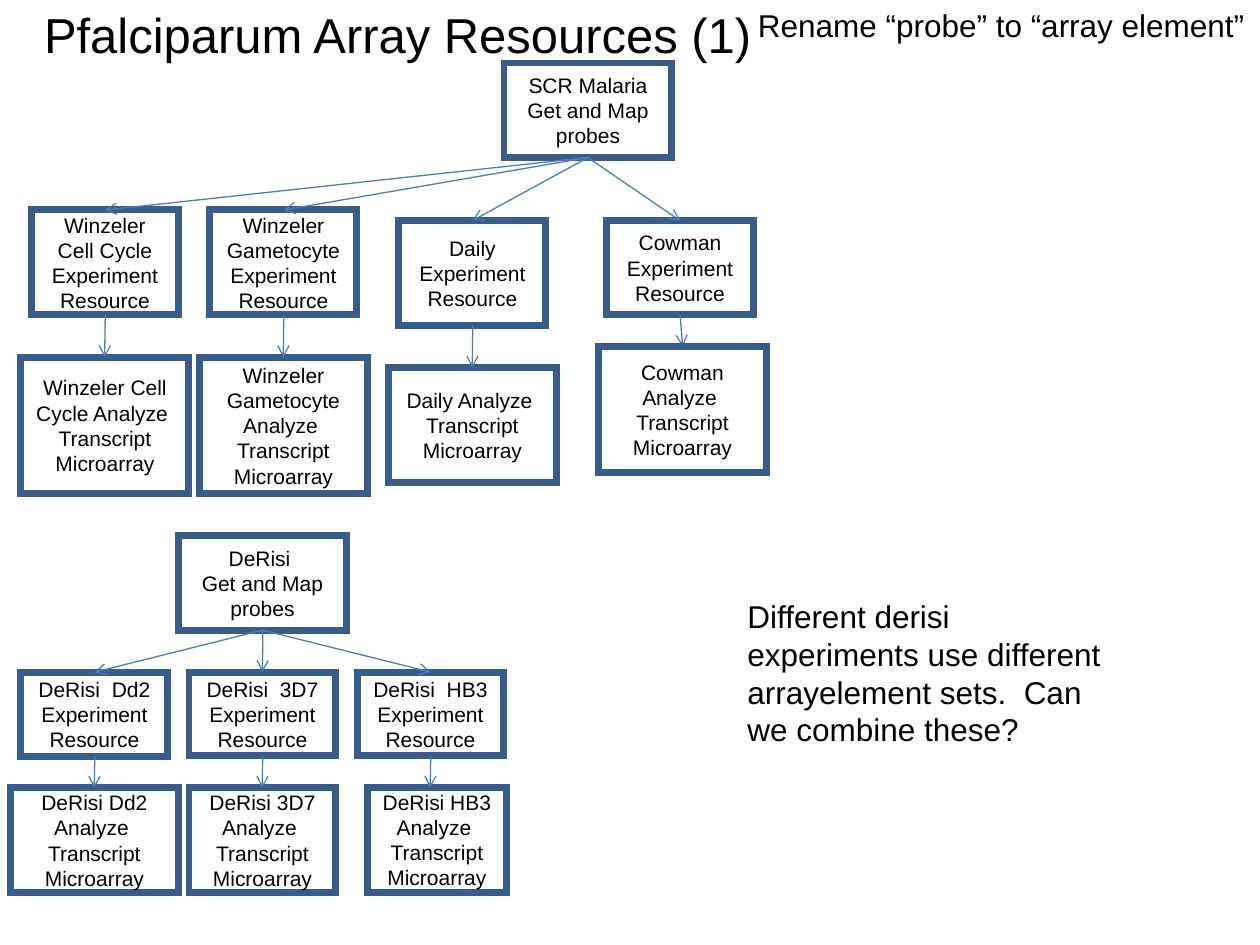
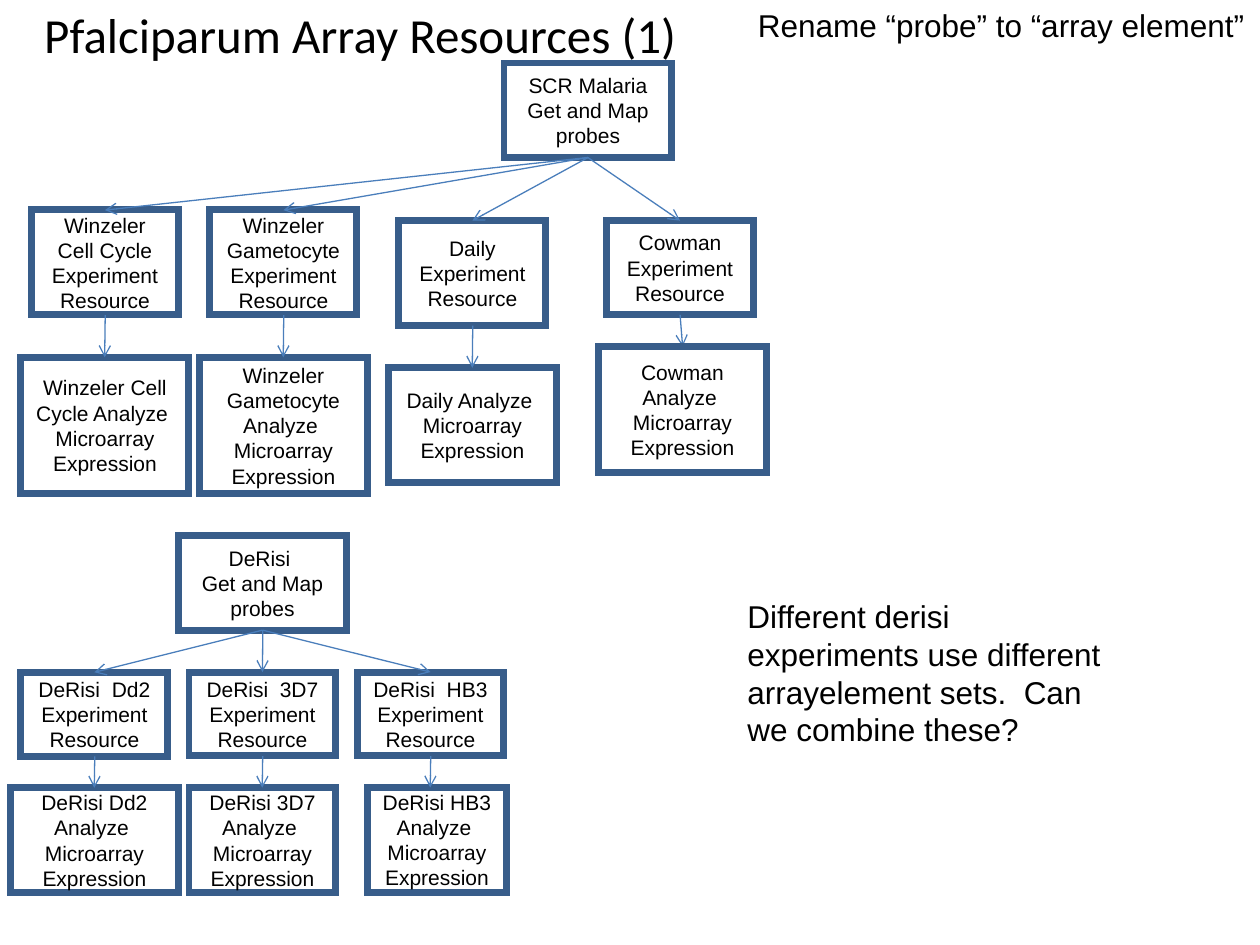
Before and after one commit to VEuPathDB/ApiCommonWorkflow, a slide deck: slide 18 of Main/doc/IntegratedWorkflow.ppt. Drawn at 1260x945 pixels with LibreOffice and Linux fonts; fonts in the diff are those of the drawing. Boxes give left, top, right and bottom in pixels: in the first picture for what was removed or moved away, otherwise in the second. Text is boxed around its words. In the diff, an @@ line names an element or a change of style, - is before the commit and + after.

```diff
--- a/Main/doc/IntegratedWorkflow.ppt
+++ b/Main/doc/IntegratedWorkflow.ppt
@@ title "Pfalciparum Array Resources (1)" at box(44, 17, 676, 65): font Arial to Calibri @@
@@ text in rectangle at box(421, 417, 525, 463): text changed @@
-Transcript Microarray
+Microarray Expression
@@ text in rectangle at box(631, 414, 735, 460): text changed @@
-Transcript Microarray
+Microarray Expression
@@ text in rectangle at box(53, 430, 157, 475): text changed @@
-Transcript Microarray
+Microarray
+Expression
@@ text in rectangle at box(232, 442, 336, 488): text changed @@
-Transcript Microarray
+Microarray
+Expression
@@ text in rectangle at box(43, 845, 147, 890): text changed @@
-Transcript Microarray
+Microarray Expression
@@ text in rectangle at box(211, 845, 315, 890): text changed @@
-Transcript Microarray
+Microarray
+Expression
@@ text in rectangle at box(385, 844, 489, 890): text changed @@
-Transcript Microarray
+Microarray Expression
```
Also in this commit, not shown: 4 other slides changed.
